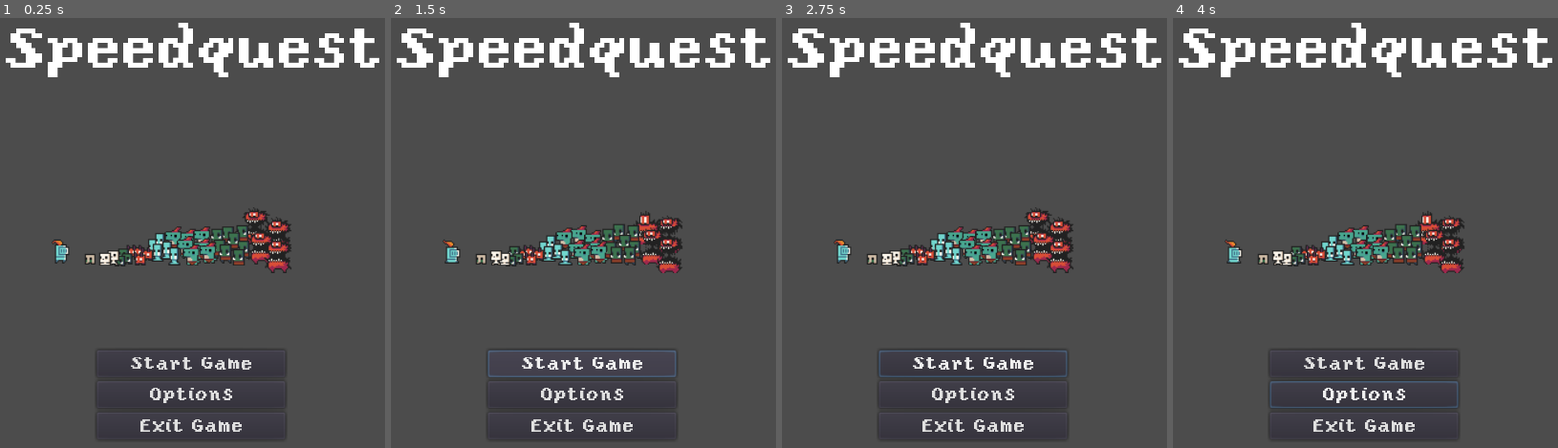
Above: before the commit, frames 1-4 (left to right).
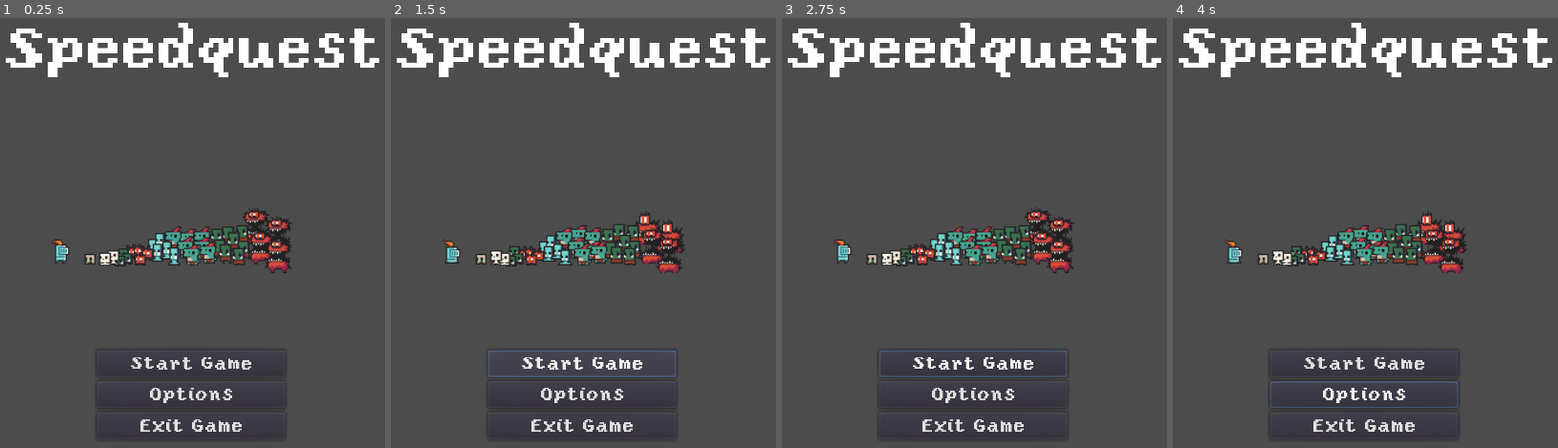
Above: after the commit, the same moments.

Repository: CaptainJiggles11/SpeedQuest
Game: Godot game, scene res://Start Screen.tscn
Same seed, same stepped clock (60 frames per second), same inputs: the game is played once before the commit and once after it. This scene is started directly instead of the project's main scene.
Inputs (mouse positions are in pixels of both pictures, inside the frame that each line leads up to):
- Up to frame 1 (0.25 s): no input
- Up to frame 2 (1.5 s): click "Start Game" at 0.5 s; click "Start Game" at 1.25 s
- Up to frame 3 (2.75 s): move the mouse to (1140, 211) at 2.02 s; hold Right (ui_right) from 2.03 s (still down); hold Shift (roll) from 2.03 s (still down)
- Up to frame 4 (4 s): move the mouse to (1211, 254) at 2.77 s; release Right (ui_right) at 2.78 s; release Shift (roll) at 2.78 s; hold Down (ui_down) 2.78-3.53 s; tap Shift (roll) at 2.85 s; move the mouse to (1438, 138) at 3.52 s; hold Right (ui_right) from 3.53 s (still down); hold Shift (roll) from 3.53 s (still down)

The runs differ from the first frame. In frame 1, 0.4% of the frame differs, in the area x 34-76%, y 46-58%; in frame 2, 0.6%, in the area x 34-77%, y 46-58%; in frame 3, 0.4%; in frame 4, 0.6%.

Commit message:
Saved in case of change

Diff:
--- a/Start Screen.tscn
+++ b/Start Screen.tscn
@@ -199,7 +199,6 @@
 [node name="Demon2" type="AnimatedSprite" parent="Panel"]
 position = Vector2( 229, 69.5 )
 frames = SubResource( 7 )
-frame = 3
 playing = true
 flip_h = true
 
@@ -267,7 +266,7 @@
 [node name="Orc8" type="AnimatedSprite" parent="Panel"]
 position = Vector2( 197, 88.5 )
 frames = SubResource( 8 )
-frame = 1
+frame = 2
 playing = true
 flip_h = true
 
@@ -287,21 +286,19 @@
 [node name="Lizard3" type="AnimatedSprite" parent="Panel"]
 position = Vector2( 152, 78.5 )
 frames = SubResource( 9 )
-frame = 3
 playing = true
 flip_h = true
 
 [node name="Lizard4" type="AnimatedSprite" parent="Panel"]
 position = Vector2( 166, 70.5 )
 frames = SubResource( 9 )
-frame = 3
 playing = true
 flip_h = true
 
 [node name="Lizard5" type="AnimatedSprite" parent="Panel"]
 position = Vector2( 166, 79.5 )
 frames = SubResource( 9 )
-frame = 2
+frame = 3
 playing = true
 flip_h = true
 
@@ -364,14 +361,14 @@
 [node name="Imp2" type="AnimatedSprite" parent="Panel"]
 position = Vector2( 113, 84 )
 frames = SubResource( 11 )
-frame = 2
+frame = 3
 playing = true
 flip_h = true
 
 [node name="Imp3" type="AnimatedSprite" parent="Panel"]
 position = Vector2( 120, 86 )
 frames = SubResource( 11 )
-frame = 2
+frame = 3
 playing = true
 flip_h = true
 
